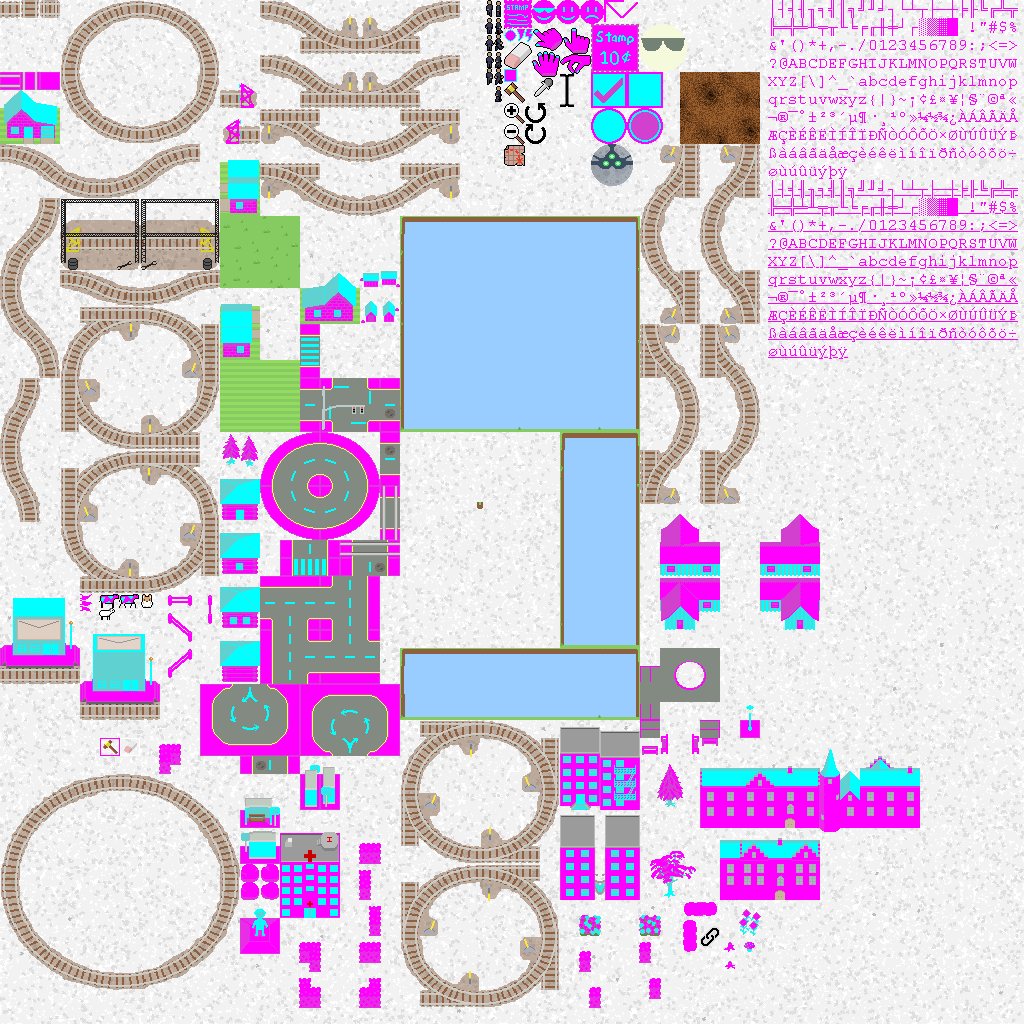
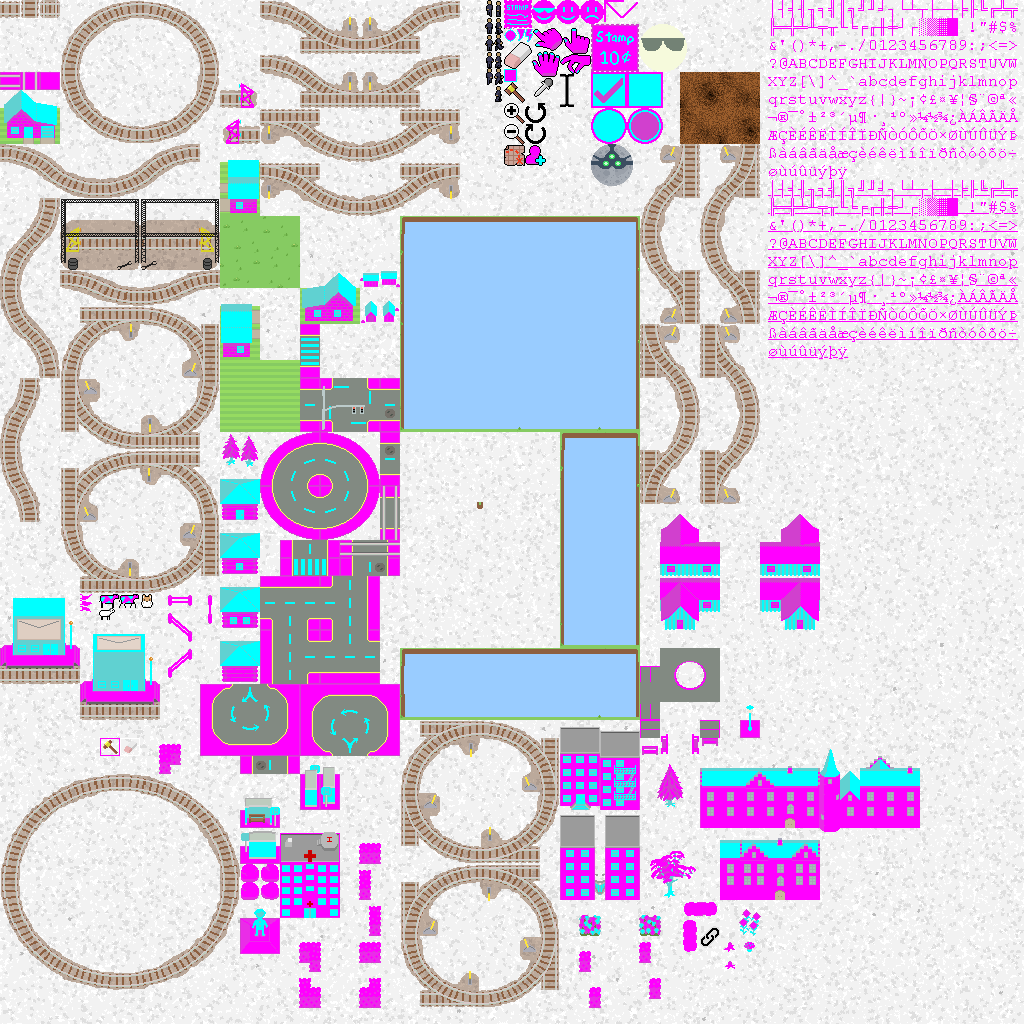
Comparing the layer stacks of the two 1024 × 1024 images. Changes:
painted on "Pasted Layer #3" over [525,145,546,166]
